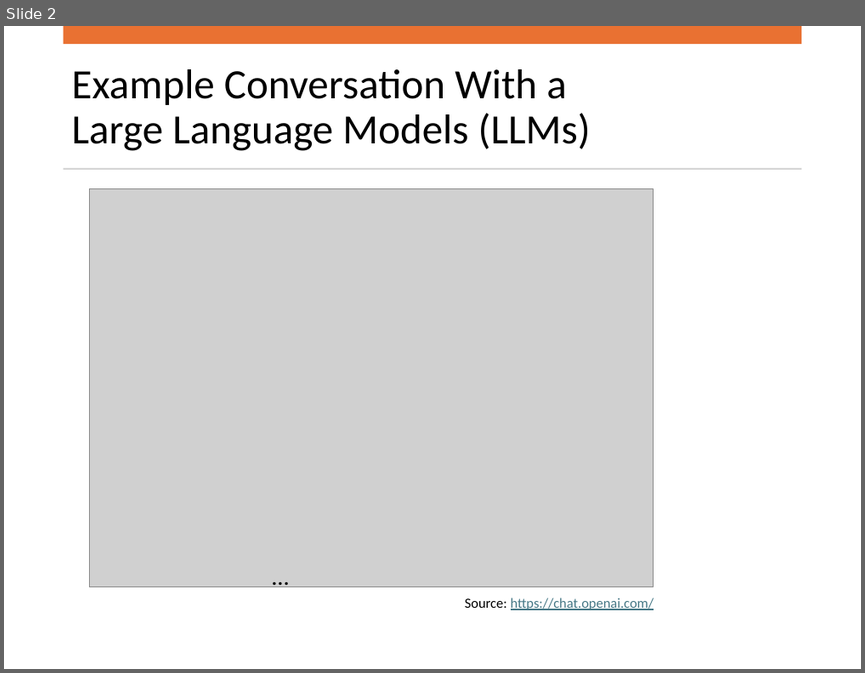
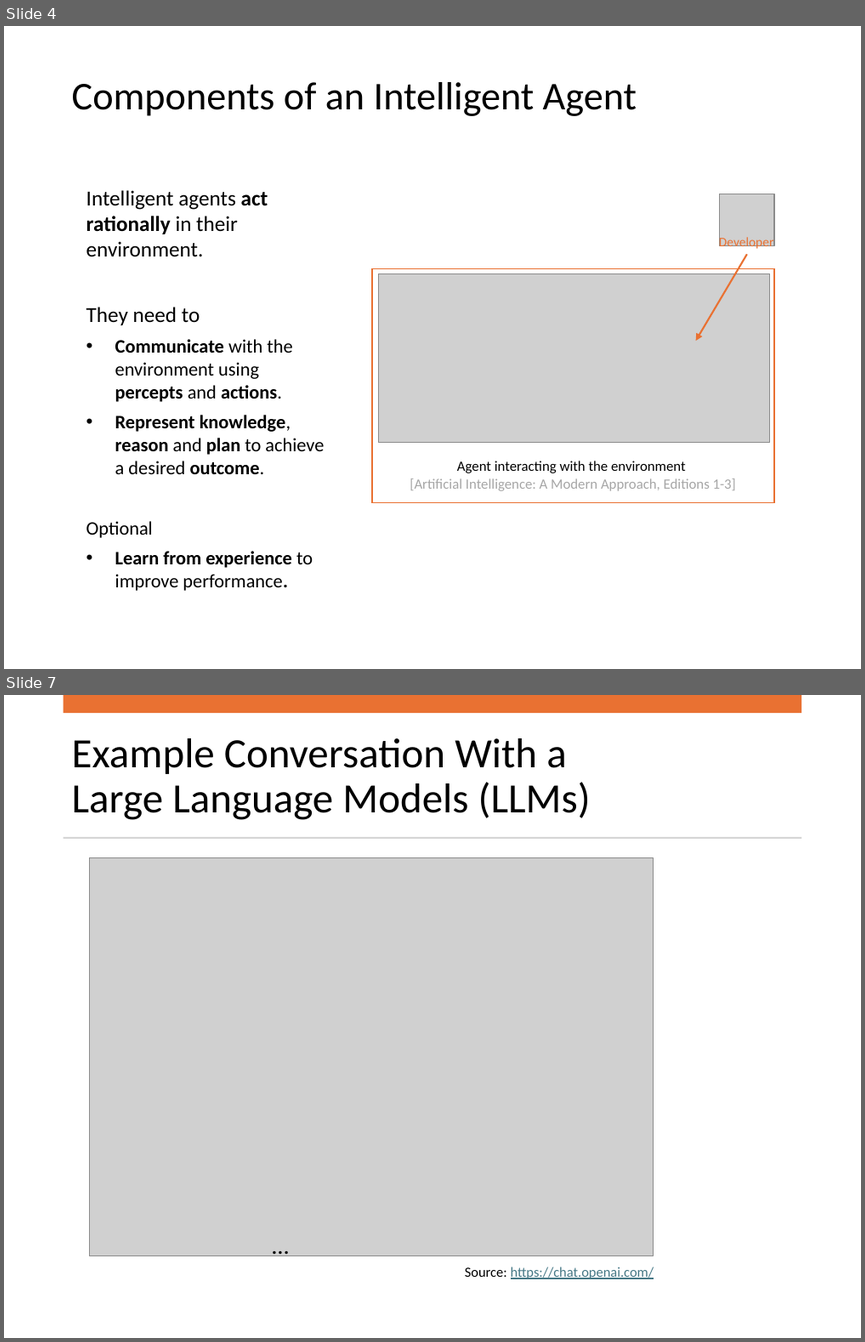
Before and after one commit to mhahsler/CS7320-AI, a slide deck: slides/01_intro_discussion.pptx. Shown one above the other, each under a label of ours: slide 2 before the commit, slides 4 and 7 after it; the slides between them are not shown. The pictures are 865x673 and 865x1342 pixels, drawn with LibreOffice and Linux fonts; fonts in the diff are those of the drawing; grey boxes stand for pictures. Boxes give left, top, right and bottom in pixels: in the first picture for what was removed or moved away, otherwise in the second. Text is boxed around its words. In the diff, an @@ line names an element or a change of style, - is before the commit and + after.

```diff
--- a/slides/01_intro_discussion.pptx
+++ b/slides/01_intro_discussion.pptx
@@ slide 4 added at (4,26,861,669), background #FFFFFF @@
@@ title added at (72,82,636,116), 33 pt, text #000000 @@
+Components of an Intelligent Agent
@@ text added at (86,190,324,590), 16 pt, text #000000 @@
+Intelligent agents act rationally in their environment.
+They need to
+• Communicate with the environment using percepts and actions.
+• Represent knowledge, reason and plan to achieve a desired outcome.
+Optional
+• Learn from experience to improve performance.
@@ picture added at (720,194,774,245) @@
@@ arrow added from (747, 254) to (695, 340), #E97132 1.5 pt @@
@@ text added at (719,235,773,250), 11 pt, text #E97132 @@
+Developer
@@ rectangle added at (372,268,774,502), fill #FFFFFF, outline #E97132 1 pt @@
@@ picture added at (378,273,770,442) @@
@@ text added at (409,460,736,491), 12 pt, text #A6A6A6 @@
+Agent interacting with the environment
+[Artificial Intelligence: A Modern Approach, Editions 1-3]
@@ what was slide 2 is now slide 7 @@
```
Also in this commit, not shown: 2 slides changed, 4 other slides added, 7 other files.
